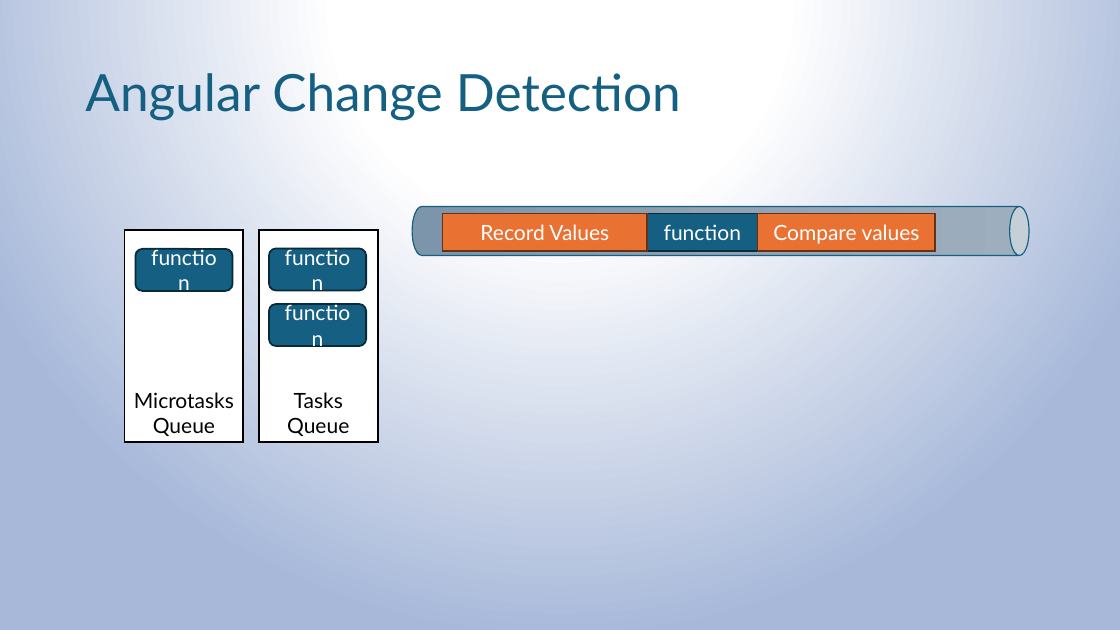
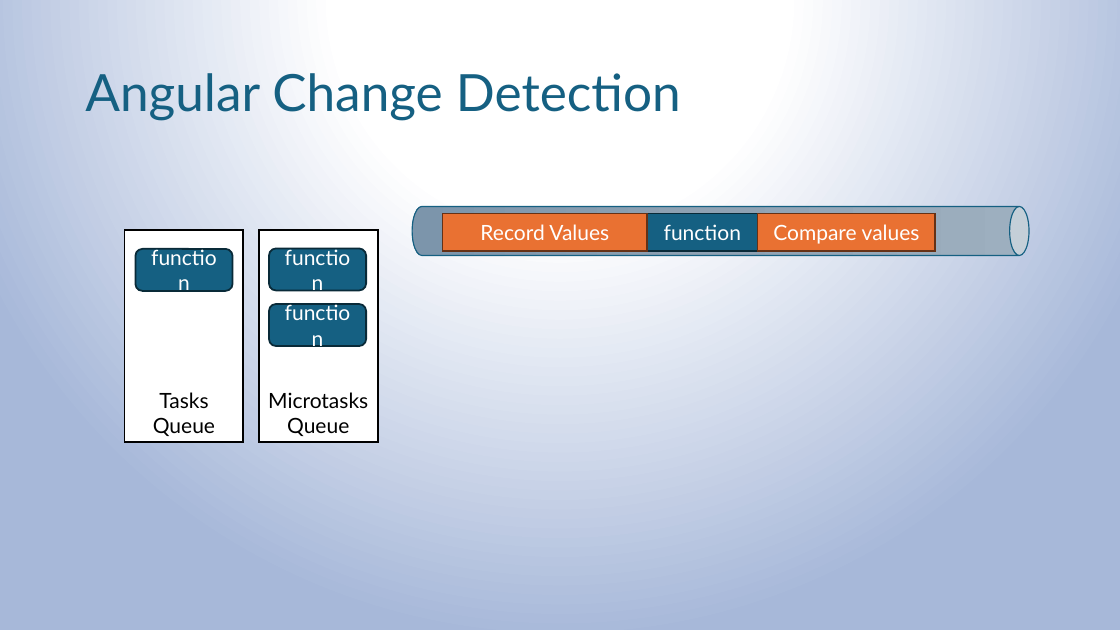
Before and after one commit to kobi-hari-udemy/angular-signals, a slide deck: slide 4 of slides/change detection.pptx (slide 3 before the commit). Drawn at 1120x630 pixels with LibreOffice and Linux fonts; fonts in the diff are those of the drawing. Boxes give left, top, right and bottom in pixels: in the first picture for what was removed or moved away, otherwise in the second. Text is boxed around its words. In the diff, an @@ line names an element or a change of style, - is before the commit and + after.

```diff
--- a/slides/change detection.pptx
+++ b/slides/change detection.pptx
@@ text in rectangle at [153,392,215,436]: text changed @@
-Microtasks Queue
+Tasks Queue
@@ text in rectangle at [268,392,368,436]: text changed @@
-Tasks Queue
+Microtasks Queue
```
Also in this commit, not shown: 2 other slides changed, 1 slide added, 1 other file.
